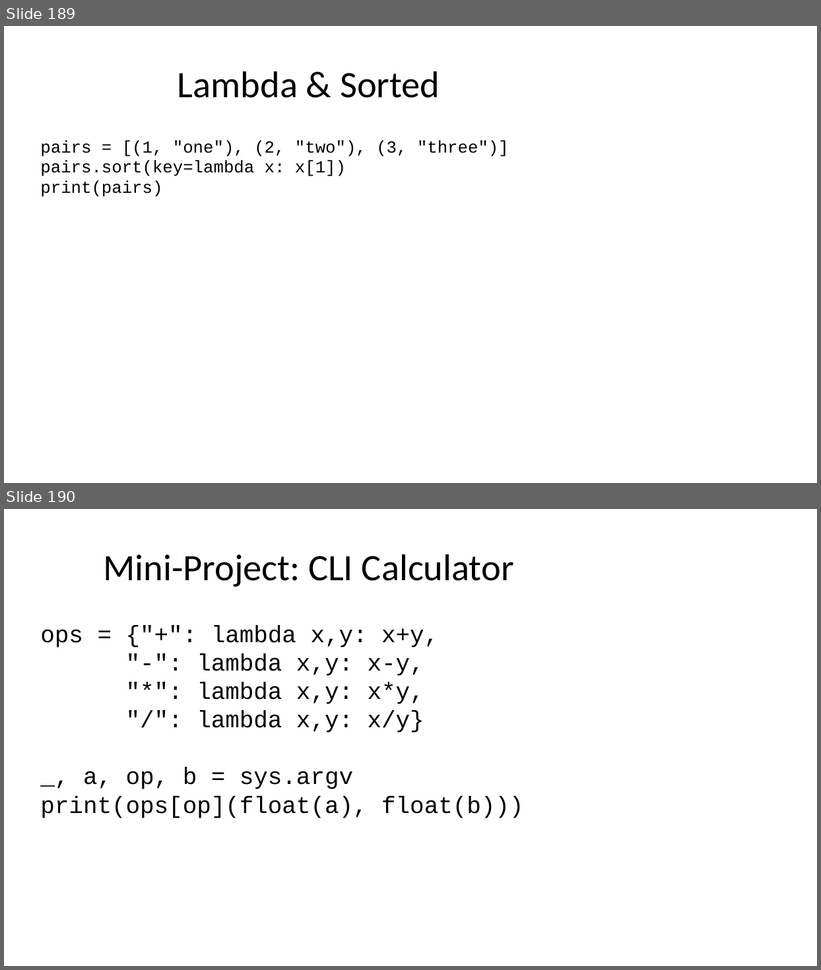
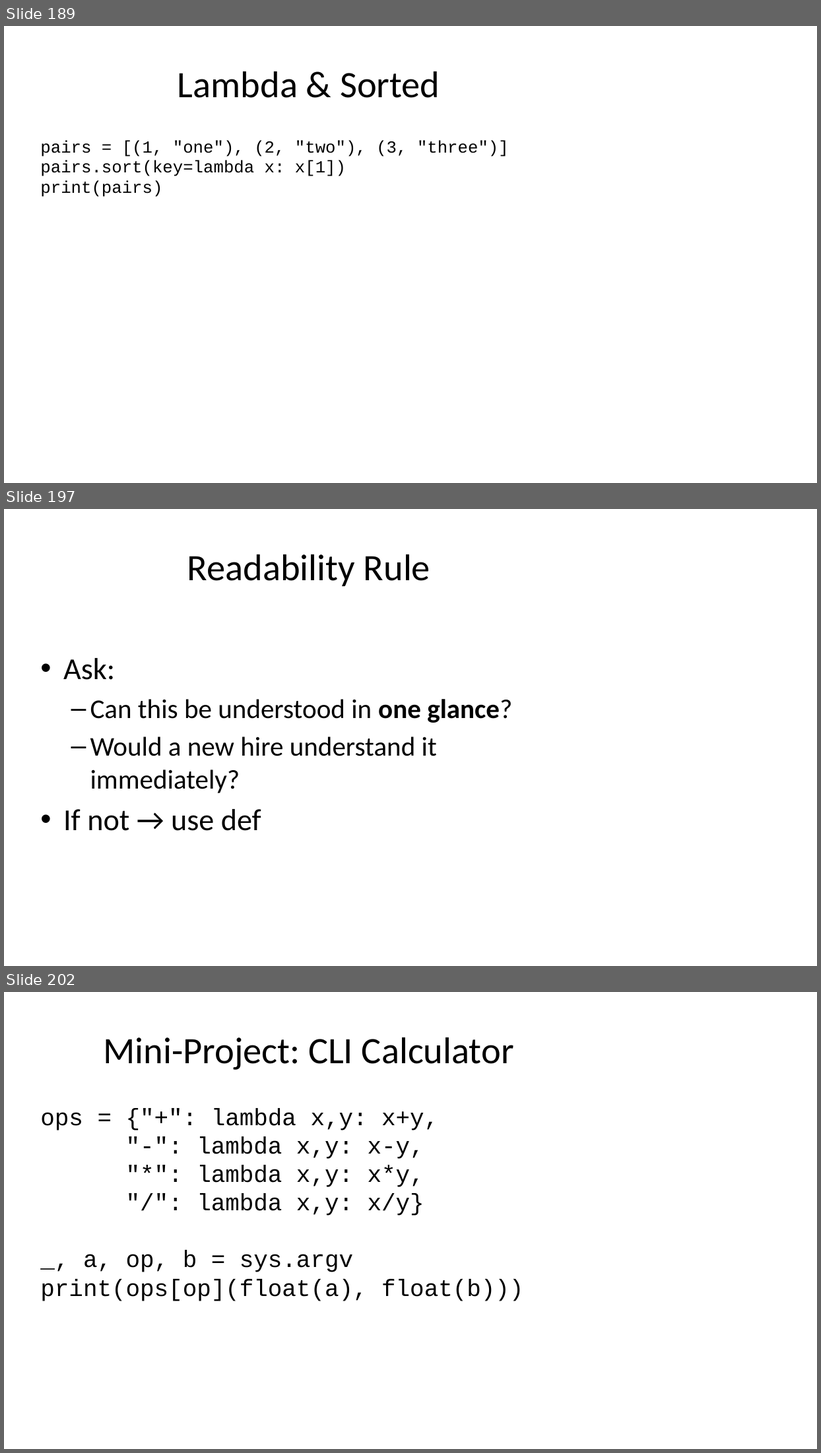
Before and after one commit to seanwhs/3-Day-Python-Crash-Course, a slide deck: Python_Crash_Course_2025.pptx. Shown one above the other, each under a label of ours: slides 189 and 190 before the commit, slides 189, 197 and 202 after it; the slides between them are not shown. The pictures are 821x970 and 821x1453 pixels, drawn with LibreOffice and Linux fonts; fonts in the diff are those of the drawing. Boxes give left, top, right and bottom in pixels: in the first picture for what was removed or moved away, otherwise in the second. Text is boxed around its words. In the diff, an @@ line names an element or a change of style, - is before the commit and + after.

```diff
--- a/Python_Crash_Course_2025.pptx
+++ b/Python_Crash_Course_2025.pptx
@@ slide 197 added at (x1=4, y1=509, x2=817, y2=966), background #FFFFFF @@
@@ title added at (x1=187, y1=554, x2=430, y2=586), 44 pt, text #000000 @@
+Readability Rule
@@ text added at (x1=63, y1=658, x2=512, y2=831), 32 pt, text #000000 @@
+• Ask:
+  – Can this be understood in one glance?
+  – Would a new hire understand it immediately?
+• If not → use def
@@ what was slide 190 is now slide 202 @@
```
Also in this commit, not shown: 11 other slides added.
